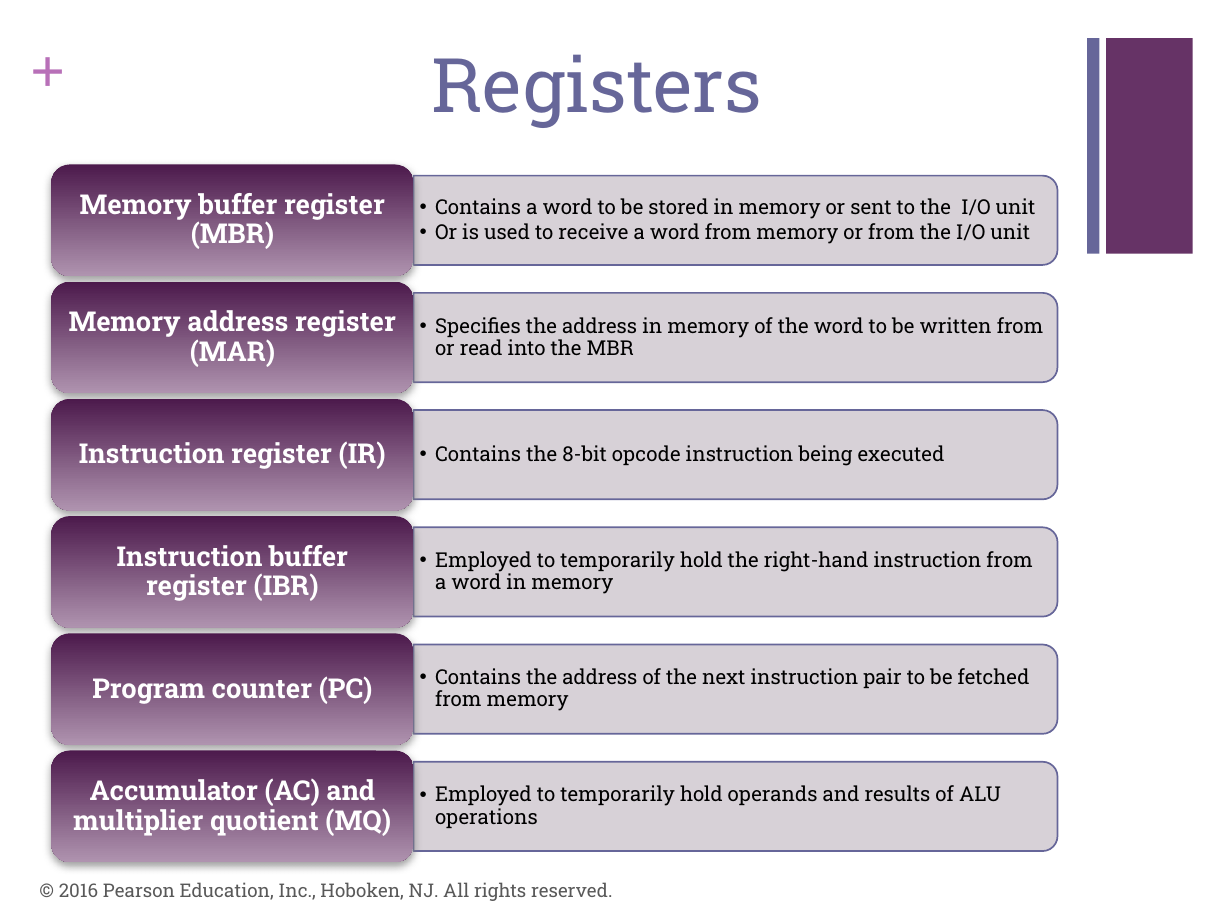
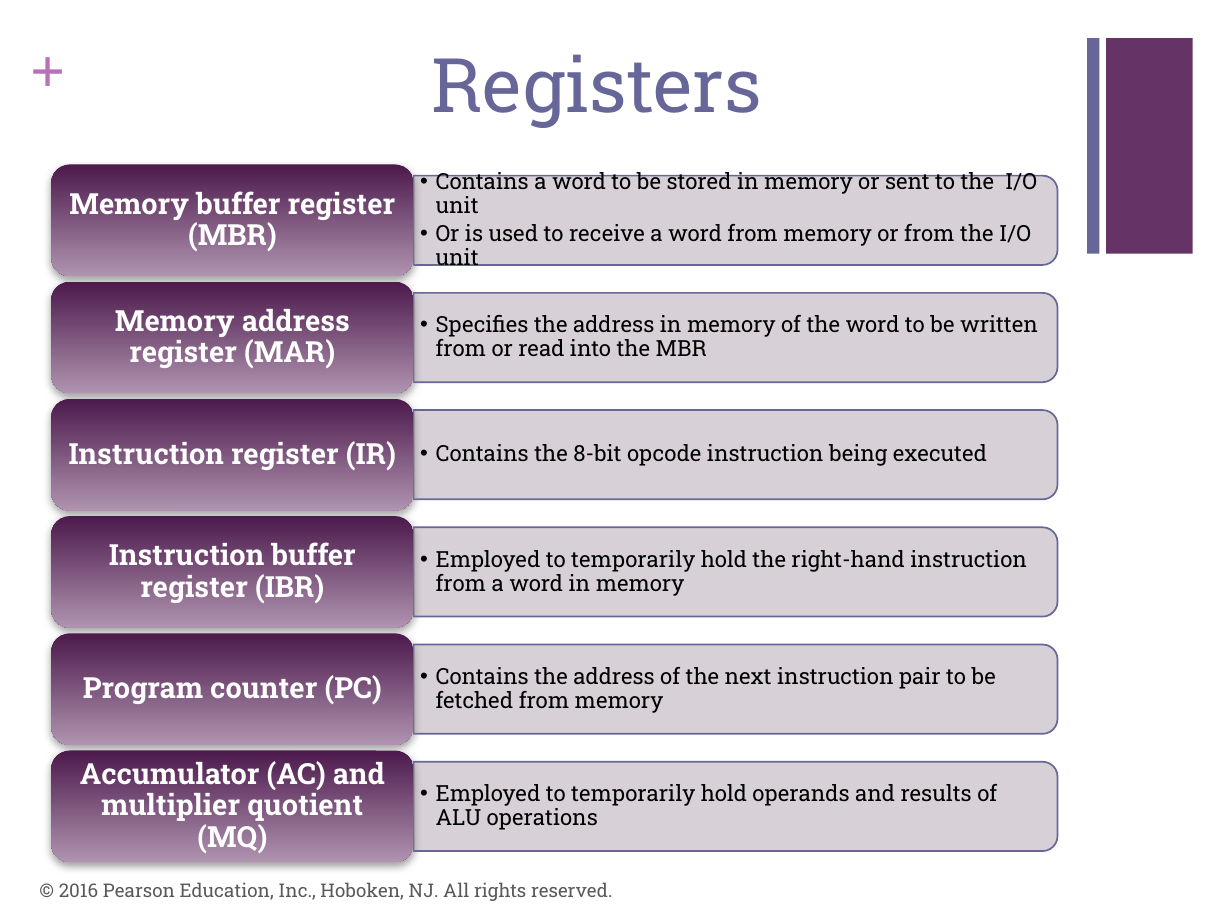
Before and after one commit to usman4317782/RIC_Fall_26_27, a slide deck: slide 19 of Evening/04 COAL/slides/CH01-COA10e_Stallings.pptx. Drawn at 1232x924 pixels with LibreOffice and Linux fonts; fonts in the diff are those of the drawing; background and template pictures are left out. Boxes give left, top, right and bottom in pixels: in the first picture for what was removed or moved away, otherwise in the second. Text is boxed around its words. In the diff, an @@ line names an element or a change of style, - is before the commit and + after.

Commit message:
update pptx

```diff
--- a/Evening/04 COAL/slides/CH01-COA10e_Stallings.pptx
+++ b/Evening/04 COAL/slides/CH01-COA10e_Stallings.pptx
@@ size 16 to 17 pt in 6 elements at <box>69,191,396,251</box>, <box>115,309,350,368</box>, <box>69,441,396,470</box>, <box>109,542,355,603</box>, <box>83,675,382,704</box>, <box>80,761,385,853</box> @@
@@ size 12 to 13 pt in 6 elements at <box>436,168,1037,271</box>, <box>436,315,1038,356</box>, <box>436,444,987,466</box>, <box>436,550,1027,596</box>, <box>436,667,996,713</box>, <box>436,784,997,830</box> @@
```
Also in this commit, not shown: 2 other slides changed.
